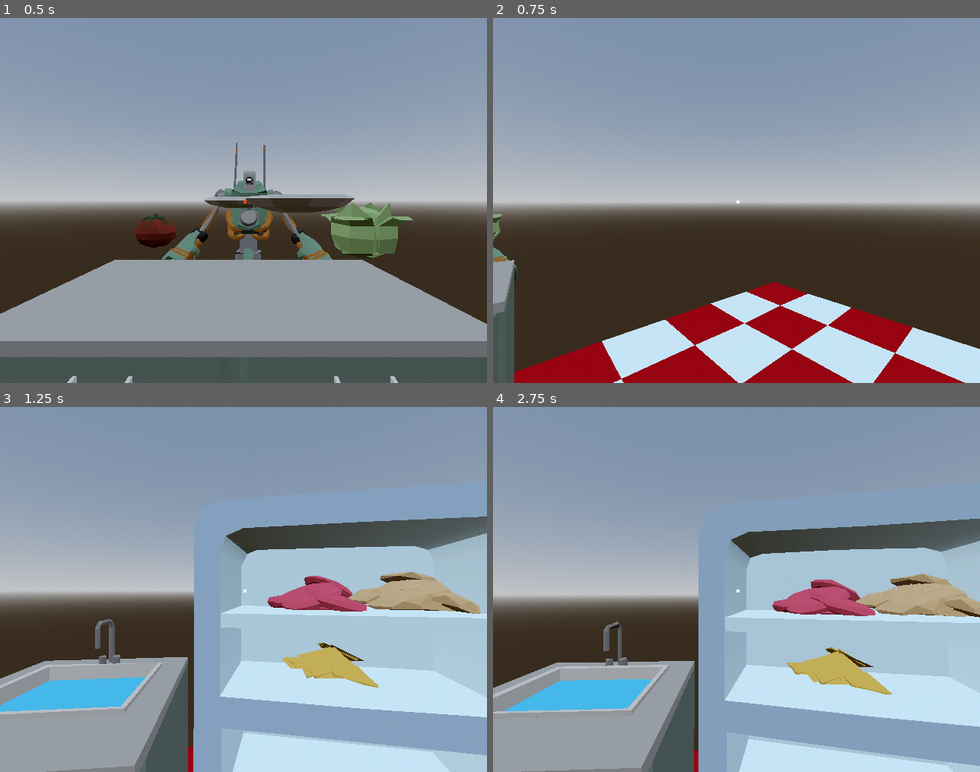
Above: before the commit, frames 1-4 (two rows, left to right).
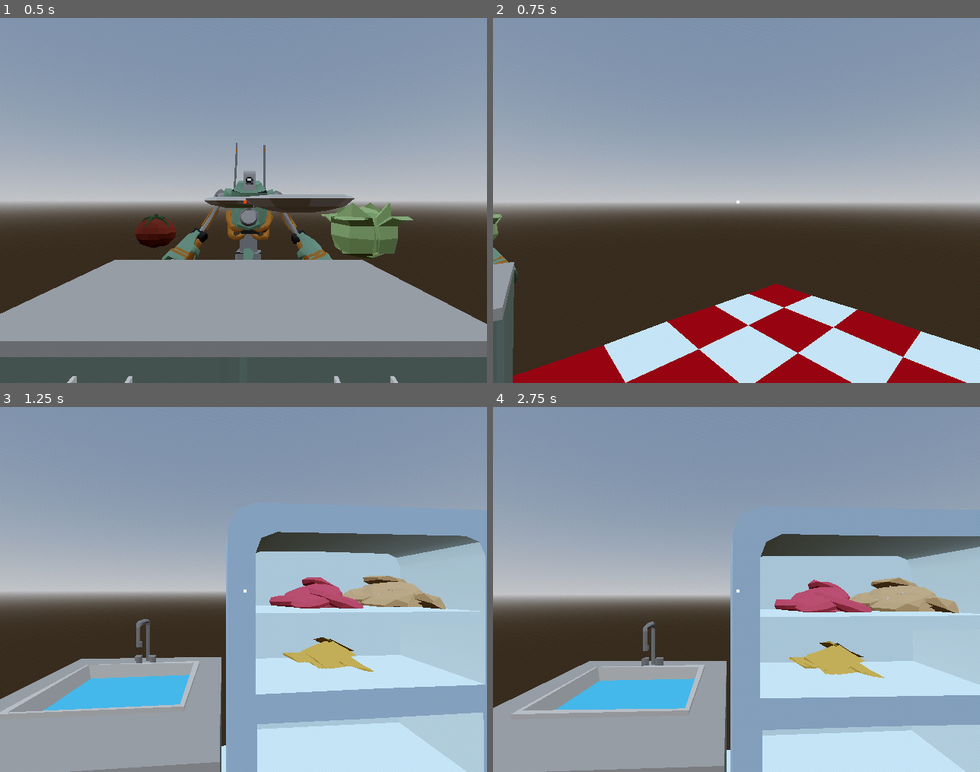
Above: after the commit, the same moments.

Repository: connor-lennox/DemoDisk
Game: Godot game, scene res://game.tscn
Same seed, same stepped clock (60 frames per second), same inputs: the game is played once before the commit and once after it.
Inputs (mouse positions are in pixels of both pictures, inside the frame that each line leads up to):
- Up to frame 1 (0.5 s): no input
- Up to frame 2 (0.75 s): move the mouse to (760, 200) at 0.52 s; hold Right (ui_right) from 0.53 s (still down); click (760, 200) at 0.6 s
- Up to frame 3 (1.25 s): keep holding Right (ui_right)
- Up to frame 4 (2.75 s): move the mouse to (712, 589) at 1.27 s; release Right (ui_right) at 1.28 s; hold Left (ui_left) 1.28-2.03 s; click (712, 589) at 1.35 s; move the mouse to (746, 582) at 2.02 s; hold Right (ui_right) from 2.03 s (still down); click (746, 582) at 2.1 s

Frame 1 is identical in both runs. In frame 2, 2.2% of the frame differs, in the area x 0-100%, y 53-100%; in frame 3, 22%, in the area x 0-100%, y 30-100%; in frame 4, 21%.

Commit message:
start to build real game scene

Diff:
--- a/nodes/customers/customer.tscn
+++ b/nodes/customers/customer.tscn
@@ -3,7 +3,7 @@
 [ext_resource type="Script" path="res://nodes/customers/customer.gd" id="1_tyl84"]
 
 [sub_resource type="BoxShape3D" id="BoxShape3D_3ny1c"]
-size = Vector3(1, 2.5, 1)
+size = Vector3(1, 1.25, 1)
 
 [node name="Customer" type="Area3D"]
 collision_layer = 2
@@ -11,7 +11,7 @@
 script = ExtResource("1_tyl84")
 
 [node name="CollisionShape3D" type="CollisionShape3D" parent="."]
-transform = Transform3D(1, 0, 0, 0, 1, 0, 0, 0, 1, 0, 1.25, 0)
+transform = Transform3D(1, 0, 0, 0, 1, 0, 0, 0, 1, 0, 1.875, 0)
 shape = SubResource("BoxShape3D_3ny1c")
 
 [node name="CharacterRoot" type="Node3D" parent="."]
--- a/scenes/player_test_scene.tscn
+++ b/scenes/player_test_scene.tscn
@@ -73,13 +73,25 @@
 script = ExtResource("2_y0fa2")
 
 [node name="PlayerPosition" type="Node3D" parent="Station1"]
-transform = Transform3D(1, 0, 0, 0, 1, 0, 0, 0, 1, 0.210233, 2.11379, 0.683467)
+transform = Transform3D(1, 0, 0, 0, 1, 0, 0, 0, 1, -0.0297418, 2.11379, 0.683467)
 
 [node name="Sink" parent="Station1" instance=ExtResource("4_xgdie")]
 transform = Transform3D(1, 0, -5.56363e-08, 0, 1, 0, 5.56363e-08, 0, 1, -0.540062, -4.26326e-13, -0.635939)
 
 [node name="Fridge" parent="Station1" instance=ExtResource("8_a8p7k")]
-transform = Transform3D(0.965962, 0, -0.258684, 0, 1, 0, 0.258684, 0, 0.965962, 0.854885, 0, -0.569848)
+transform = Transform3D(1, 0, 0, 0, 1, 0, 0, 0, 1, 0.708731, 0, -0.745225)
+
+[node name="FoodSpawner" parent="Station1/Fridge" instance=ExtResource("11_wdwv7")]
+transform = Transform3D(-0.258684, 0, 0.965962, 0, 1, 0, -0.965962, 0, -0.258684, -0.129885, 2.01979, -0.122233)
+food_type = ExtResource("12_ie5j2")
+
+[node name="FoodSpawner2" parent="Station1/Fridge" instance=ExtResource("11_wdwv7")]
+transform = Transform3D(-0.258684, 0, 0.965962, 0, 1, 0, -0.965962, 0, -0.258684, 0.356961, 2.01979, -0.0823138)
+food_type = ExtResource("13_uqn7k")
+
+[node name="FoodSpawner3" parent="Station1/Fridge" instance=ExtResource("11_wdwv7")]
+transform = Transform3D(-0.258684, 0, 0.965962, 0, 1, 0, -0.965962, 0, -0.258684, -0.0862443, 1.65454, -0.0321147)
+food_type = ExtResource("14_b4i66")
 
 [node name="Station2" type="Node3D" parent="."]
 transform = Transform3D(-0.707107, 0, 0.707107, 0, 1, 0, -0.707107, 0, -0.707107, -2.76718, 7.15256e-07, 0.922757)
@@ -123,17 +135,5 @@
 [node name="Floor_Kitchen6" parent="Floor" instance=ExtResource("3_mse3d")]
 transform = Transform3D(1, 0, 0, 0, 1, 0, 0, 0, 1, 3.90601, 0, 0.970685)
 
-[node name="FoodSpawner" parent="." instance=ExtResource("11_wdwv7")]
-transform = Transform3D(1, 0, 0, 0, 1, 0, 0, 0, 1, 4.03088, 2.01979, 0.776662)
-food_type = ExtResource("12_ie5j2")
-
-[node name="FoodSpawner2" parent="." instance=ExtResource("11_wdwv7")]
-transform = Transform3D(1, 0, 0, 0, 1, 0, 0, 0, 1, 3.86638, 2.01979, 1.23661)
-food_type = ExtResource("13_uqn7k")
-
-[node name="FoodSpawner3" parent="." instance=ExtResource("11_wdwv7")]
-transform = Transform3D(1, 0, 0, 0, 1, 0, 0, 0, 1, 3.93254, 1.65454, 0.795505)
-food_type = ExtResource("14_b4i66")
-
 [node name="Customer" parent="." instance=ExtResource("16_6lf8e")]
 transform = Transform3D(1, 0, 0, 0, 1, 0, 0, 0, 1, 0.0414257, 4.76837e-07, -4.56293)
--- /dev/null
+++ b/scenes/restaurant.tscn
@@ -0,0 +1,103 @@
+[gd_scene load_steps=11 format=3 uid="uid://bc7fw6ecvwcv6"]
+
+[ext_resource type="PackedScene" uid="uid://cmu31f6bsdcwm" path="res://assets/restaurant/Floor_Kitchen1.gltf" id="1_2ddkf"]
+[ext_resource type="PackedScene" uid="uid://dkwyfpiptj64l" path="res://nodes/objects/counter/counter.tscn" id="2_7gbyc"]
+[ext_resource type="PackedScene" uid="uid://daex6ab5jturh" path="res://nodes/objects/sink/sink.tscn" id="3_spkdr"]
+[ext_resource type="PackedScene" uid="uid://cuxomlju4e5xg" path="res://nodes/objects/cutting_board/cutting_board.tscn" id="4_vsbeb"]
+[ext_resource type="PackedScene" uid="uid://dte3uk5uqn7jl" path="res://nodes/objects/food_spawner/food_spawner.tscn" id="5_akbar"]
+[ext_resource type="PackedScene" uid="uid://diatgfafcgk42" path="res://nodes/objects/oven/oven.tscn" id="5_w7kgg"]
+[ext_resource type="Resource" uid="uid://ctf15b2ggcsm1" path="res://items/resources/burger_patty_raw_item.tres" id="6_42vfm"]
+[ext_resource type="PackedScene" uid="uid://j8tcilti0ans" path="res://nodes/objects/fridge/fridge.tscn" id="6_fpovt"]
+[ext_resource type="Resource" uid="uid://b64621o3jjgor" path="res://items/resources/burger_bread_item.tres" id="7_q7it2"]
+[ext_resource type="Resource" uid="uid://bi80xqad2yft1" path="res://items/resources/cheese_item.tres" id="8_j6w5v"]
+
+[node name="Restaurant" type="Node3D"]
+
+[node name="Environment" type="Node3D" parent="."]
+
+[node name="Floor" type="Node3D" parent="Environment"]
+
+[node name="Floor_Kitchen1" parent="Environment/Floor" instance=ExtResource("1_2ddkf")]
+
+[node name="Floor_Kitchen2" parent="Environment/Floor" instance=ExtResource("1_2ddkf")]
+transform = Transform3D(1, 0, 0, 0, 1, 0, 0, 0, 1, 0, 0, -4)
+
+[node name="Floor_Kitchen3" parent="Environment/Floor" instance=ExtResource("1_2ddkf")]
+transform = Transform3D(1, 0, 0, 0, 1, 0, 0, 0, 1, 4, 0, -4)
+
+[node name="Floor_Kitchen4" parent="Environment/Floor" instance=ExtResource("1_2ddkf")]
+transform = Transform3D(1, 0, 0, 0, 1, 0, 0, 0, 1, 4, 0, 0)
+
+[node name="Floor_Kitchen5" parent="Environment/Floor" instance=ExtResource("1_2ddkf")]
+transform = Transform3D(1, 0, 0, 0, 1, 0, 0, 0, 1, 4, 0, 4)
+
+[node name="Floor_Kitchen6" parent="Environment/Floor" instance=ExtResource("1_2ddkf")]
+transform = Transform3D(1, 0, 0, 0, 1, 0, 0, 0, 1, 0, 0, 4)
+
+[node name="Floor_Kitchen7" parent="Environment/Floor" instance=ExtResource("1_2ddkf")]
+transform = Transform3D(1, 0, 0, 0, 1, 0, 0, 0, 1, -4, 0, 0)
+
+[node name="Floor_Kitchen8" parent="Environment/Floor" instance=ExtResource("1_2ddkf")]
+transform = Transform3D(1, 0, 0, 0, 1, 0, 0, 0, 1, -4, 0, -4)
+
+[node name="Floor_Kitchen9" parent="Environment/Floor" instance=ExtResource("1_2ddkf")]
+transform = Transform3D(1, 0, 0, 0, 1, 0, 0, 0, 1, -4, 0, 4)
+
+[node name="Stations" type="Node3D" parent="."]
+
+[node name="ServeStation" type="Node3D" parent="Stations"]
+transform = Transform3D(1, 0, 0, 0, 1, 0, 0, 0, 1, 0, 0, 2)
+
+[node name="PlayerPosition" type="Node3D" parent="Stations/ServeStation"]
+transform = Transform3D(1, 0, 0, 0, 1, 0, 0, 0, 1, 0, 2.1, 0)
+
+[node name="Counter" parent="Stations/ServeStation" instance=ExtResource("2_7gbyc")]
+transform = Transform3D(1, 0, 0, 0, 1, 0, 0, 0, 1, -0.5, 0, -1)
+
+[node name="Counter2" parent="Stations/ServeStation" instance=ExtResource("2_7gbyc")]
+transform = Transform3D(1, 0, 0, 0, 1, 0, 0, 0, 1, 0.5, 0, -1)
+
+[node name="OvenStation" type="Node3D" parent="Stations"]
+transform = Transform3D(1, 0, 0, 0, 1, 0, 0, 0, 1, -2, 0, 3)
+
+[node name="PlayerPosition" type="Node3D" parent="Stations/OvenStation"]
+transform = Transform3D(1, 0, 0, 0, 1, 0, 0, 0, 1, 0, 2.1, 0)
+
+[node name="Oven" parent="Stations/OvenStation" instance=ExtResource("5_w7kgg")]
+transform = Transform3D(-4.37114e-08, 0, 1, 0, 1, 0, -1, 0, -4.37114e-08, -1, 0, 0.5)
+
+[node name="Counter3" parent="Stations/OvenStation" instance=ExtResource("2_7gbyc")]
+transform = Transform3D(-4.37114e-08, 0, 1, 0, 1, 0, -1, 0, -4.37114e-08, -1, 0, -0.5)
+
+[node name="FridgeStation" type="Node3D" parent="Stations"]
+transform = Transform3D(1, 0, 0, 0, 1, 0, 0, 0, 1, 0, 0, 4)
+
+[node name="PlayerPosition" type="Node3D" parent="Stations/FridgeStation"]
+transform = Transform3D(1, 0, 0, 0, 1, 0, 0, 0, 1, 0, 2.1, 0)
+
+[node name="Fridge" parent="Stations/FridgeStation" instance=ExtResource("6_fpovt")]
+transform = Transform3D(-1, 0, -8.74228e-08, 0, 1, 0, 8.74228e-08, 0, -1, 0, 0, 1.5)
+
+[node name="FoodSpawner" parent="Stations/FridgeStation/Fridge" instance=ExtResource("5_akbar")]
+transform = Transform3D(-0.258684, 0, 0.965962, 0, 1, 0, -0.965962, 0, -0.258684, -0.129885, 2.01979, -0.122233)
+food_type = ExtResource("6_42vfm")
+
+[node name="FoodSpawner2" parent="Stations/FridgeStation/Fridge" instance=ExtResource("5_akbar")]
+transform = Transform3D(-0.258684, 0, 0.965962, 0, 1, 0, -0.965962, 0, -0.258684, 0.356961, 2.01979, -0.0823138)
+food_type = ExtResource("7_q7it2")
+
+[node name="FoodSpawner3" parent="Stations/FridgeStation/Fridge" instance=ExtResource("5_akbar")]
+transform = Transform3D(-0.258684, 0, 0.965962, 0, 1, 0, -0.965962, 0, -0.258684, -0.0862443, 1.65454, -0.0321147)
+food_type = ExtResource("8_j6w5v")
+
+[node name="SinkStation" type="Node3D" parent="Stations"]
+transform = Transform3D(1, 0, 0, 0, 1, 0, 0, 0, 1, 2, 0, 3)
+
+[node name="PlayerPosition" type="Node3D" parent="Stations/SinkStation"]
+transform = Transform3D(1, 0, 0, 0, 1, 0, 0, 0, 1, 0, 2.1, 0)
+
+[node name="CuttingBoard" parent="Stations/SinkStation" instance=ExtResource("4_vsbeb")]
+transform = Transform3D(-4.37114e-08, 0, -1, 0, 1, 0, 1, 0, -4.37114e-08, 1, 0, 0.5)
+
+[node name="Sink" parent="Stations/SinkStation" instance=ExtResource("3_spkdr")]
+transform = Transform3D(-4.37114e-08, 0, -1, 0, 1, 0, 1, 0, -4.37114e-08, 1, 0, -0.5)
